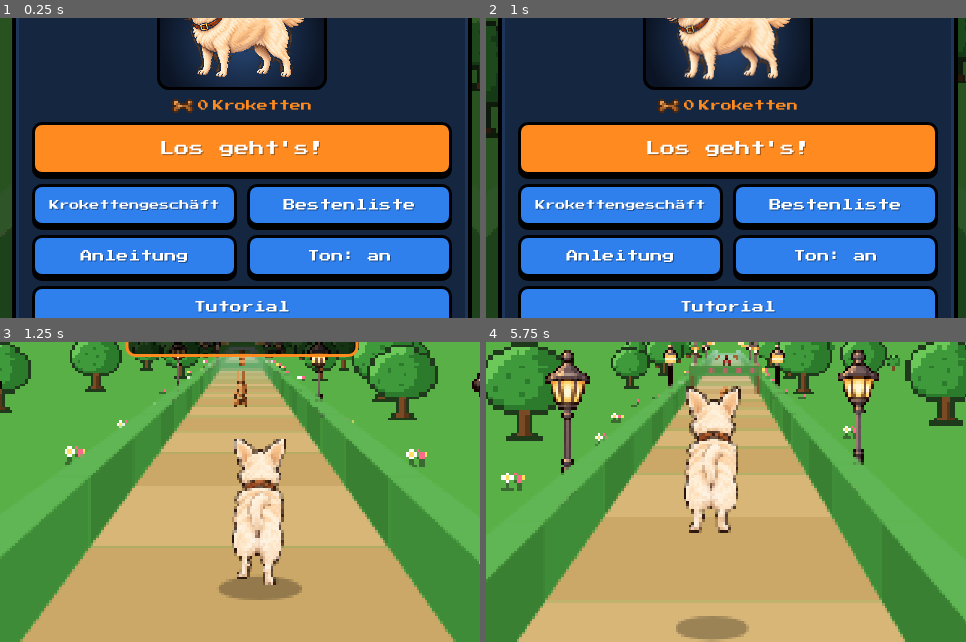
Above: before the commit, frames 1-4 (two rows, left to right).
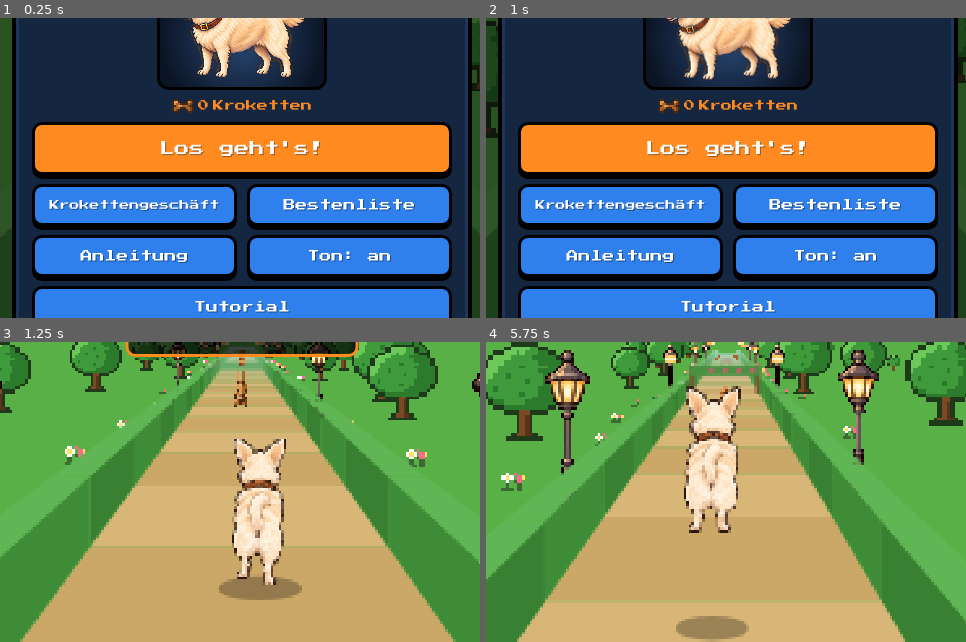
Above: after the commit, the same moments.

Repository: konstiks/timos-turbo-run
Game: browser game, page index.html
Two runs of this game, one before a commit and one after it. Both use one fixed random seed, a clock stepped at 60 frames per second and the inputs below.
Inputs (mouse positions are % of the whole screen's width and height, from its top left):
- Up to frame 1 (0.25 s): no input
- Up to frame 2 (1 s): click (50, 50) at 0.27 s
- Up to frame 3 (1.25 s): hold D from 1.03 s (still down); tap Space at 1.1 s
- Up to frame 4 (5.75 s): release D at 1.53 s; hold S 1.58-1.85 s; tap Space every 0.5 s from 1.6 to 5.6 s; hold A 1.9-2.47 s; hold W 2.52-2.82 s; hold D 2.87-3.53 s; hold W 3.58-3.82 s; hold A 3.87-4.3 s; hold S 4.35-4.68 s; hold D 4.73-5.23 s; hold S 5.28-5.55 s; hold A from 5.6 s (still down)
The pictures show only the part of the screen within x 25-75%, y 34-84%; the shares and areas given below are measured in that part.

Frames 1-3 are identical in both runs. In frame 4, less than 0.1% of the frame differs, in the area x 49-52%, y 4-8%.

Commit message:
Park: Rosenbögen zurück, Hydranten ersetzen die grünen Mülleimer-Säulen
Co-Authored-By: Claude Opus 5.5 <noreply@anthropic.com>
Claude-Session: https://claude.ai/code/session_01FwyAvonJojh9EGHS2iaqSe

Diff:
--- a/game.js
+++ b/game.js
@@ -260,11 +260,10 @@
 const OB = { // Hindernis-Arten pro Thema
   park: {
     low: { name: 'Hecke', h: 0.62, c: [70, 150, 60], top: [110, 190, 90], kind: 'hedge' },
-    high: { name: 'Rosenbogen', y0: 0.95, c: [120, 80, 40], top: [200, 90, 120], kind: 'arch' }, // nur noch im Tutorial
+    high: { name: 'Rosenbogen', y0: 0.95, c: [120, 80, 40], top: [200, 90, 120], kind: 'arch' },
     hydrant: { name: 'Hydrant', h: 0.95, c: [210, 40, 30], top: [240, 80, 60], kind: 'hydrant', w: 0.8 },
-    block: [{ name: 'Hydrant', h: 0.95, c: [210, 40, 30], top: [240, 80, 60], kind: 'hydrant', w: 0.8 },
-            { name: 'Parkbank', h: 0.7, c: [150, 96, 50], top: [180, 120, 66], kind: 'bench' },
-            { name: 'Mülleimer', h: 1.25, c: [60, 120, 70], top: [40, 80, 50], kind: 'bin', w: 0.8 },
+    block: [{ name: 'Parkbank', h: 0.7, c: [150, 96, 50], top: [180, 120, 66], kind: 'bench' },
+            { name: 'Hydrant', h: 0.95, c: [210, 40, 30], top: [240, 80, 60], kind: 'hydrant', w: 0.8 },
             { name: 'Baum', h: 9, c: [110, 70, 36], top: [90, 56, 30], kind: 'tree', w: 0.95 },
             { name: 'Baum', h: 9, c: [110, 70, 36], top: [90, 56, 30], kind: 'tree', w: 0.95 },
             { name: 'Baum', h: 9, c: [110, 70, 36], top: [90, 56, 30], kind: 'tree', w: 0.95 }],
@@ -340,11 +339,6 @@
       const o = ob.low;
       seg.obs.push({ type: 'low', a0: a, a1: a + 0.7, h: o.h, def: o });
       coinArc(seg, a + 0.35, rint(-1, 1));
-    } else if (r < 0.40 && ob.hydrant) { // Park: Feuerhydranten statt Rosenbogen
-      const lanes = [-1, 0, 1].sort(() => Math.random() - 0.5);
-      const n = Math.random() < 0.5 ? 2 : 1;
-      for (let i = 0; i < n; i++) seg.obs.push({ type: 'block', a0: a, a1: a + 0.8, lane: lanes[i], b: lanes[i] * LANE, w: ob.hydrant.w, h: ob.hydrant.h, def: ob.hydrant });
-      coinLine(seg, a - 6, lanes[2], 8, 0.45);
     } else if (r < 0.40) { // hohes Hindernis -> rutschen
       const o = ob.high;
       seg.obs.push({ type: 'high', a0: a, a1: a + 0.5, y0: o.y0, def: o });
--- a/index.html
+++ b/index.html
@@ -146,6 +146,6 @@
   </div>
 </div>
 <script src="sprites.js?v=11"></script>
-<script src="game.js?v=14"></script>
+<script src="game.js?v=15"></script>
 </body>
 </html>
